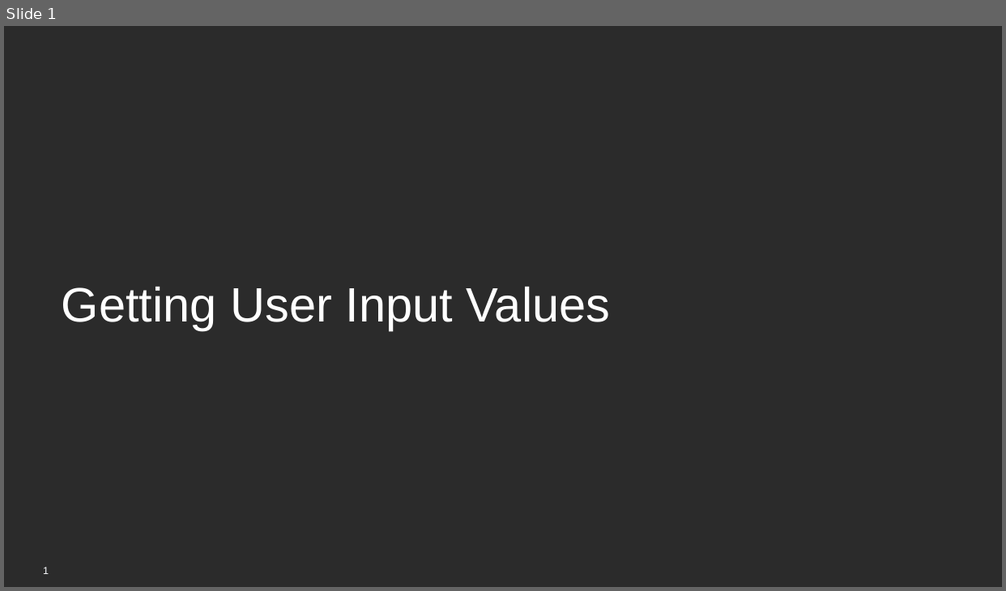
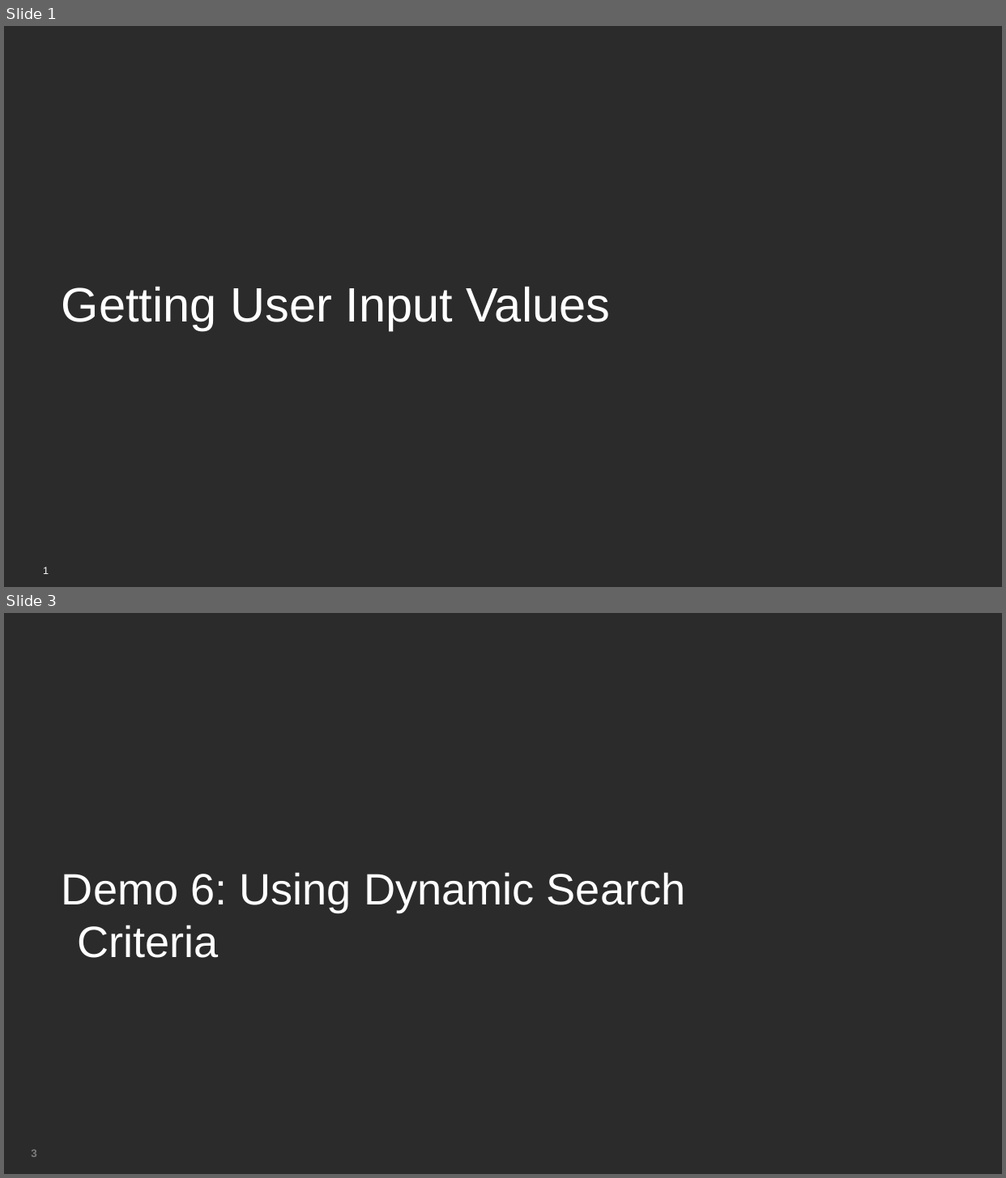
Before and after one commit to BrightcoveLearning/VideoCloudMediaAPI, a slide deck: VideoSessionsMaterials/getting-user-input.pptx. Shown one above the other, each under a label of ours: slide 1 before the commit, slides 1 and 3 after it; the slides between them are not shown. The pictures are 1006x591 and 1006x1178 pixels, drawn with LibreOffice and Linux fonts; fonts in the diff are those of the drawing; background and template pictures are left out; a plain dark background stands for a picture behind light text. Boxes give left, top, right and bottom in pixels: in the first picture for what was removed or moved away, otherwise in the second. Text is boxed around its words. In the diff, an @@ line names an element or a change of style, - is before the commit and + after.

```diff
--- a/VideoSessionsMaterials/getting-user-input.pptx
+++ b/VideoSessionsMaterials/getting-user-input.pptx
@@ slide 3 added at <box>4,613,1002,1174</box>, background picture (left out) @@
@@ text added at <box>62,872,686,958</box>, 60 pt, text #FFFFFF @@
+Demo 6: Using Dynamic Search Criteria
@@ page number added at <box>31,1150,37,1157</box>, 15 pt, text #7B7B7B, bold @@
+3
```
Also in this commit, not shown: 1 slide changed, 6 slides removed.
